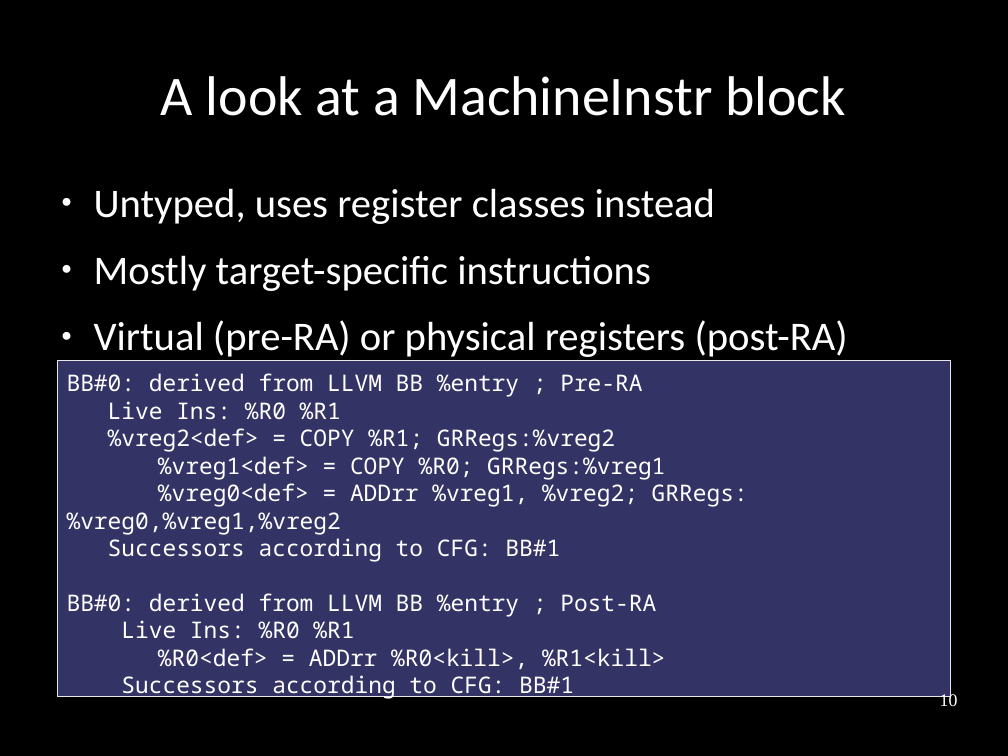
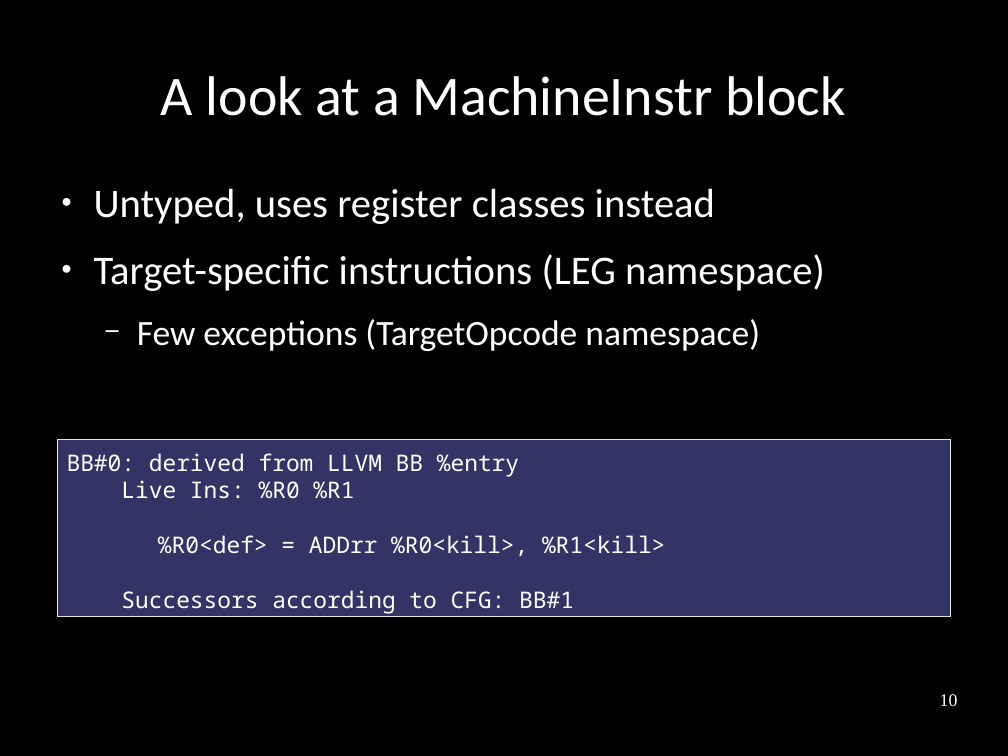
Before and after one commit to frasercrmck/llvm-leg, a slide deck: slide 10 of docs/Codeplay/Slides.odp. Drawn at 1008x756 pixels with LibreOffice and Linux fonts; fonts in the diff are those of the drawing. Boxes give left, top, right and bottom in pixels: in the first picture for what was removed or moved away, otherwise in the second. Text is boxed around its words. In the diff, an @@ line names an element or a change of style, - is before the commit and + after.

```diff
--- a/docs/Codeplay/Slides.odp
+++ b/docs/Codeplay/Slides.odp
@@ text at (94, 254, 825, 351): text changed @@
-● Mostly target-specific instructions
-● Virtual (pre-RA) or physical registers (post-RA)
+● Target-specific instructions (LEG namespace)
+  − Few exceptions (TargetOpcode namespace)
@@ rectangle "BB#0: derived from LLVM BB ...": place and size @@
-rectangle "BB#0: derived from LLVM BB ..." at (58, 360, 950, 697)
+rectangle "BB#0: derived from LLVM BB ..." at (58, 439, 950, 617)
@@ text in rectangle at (67, 453, 519, 477): text changed @@
-BB#0: derived from LLVM BB %entry ; Pre-RA
-Live Ins: %R0 %R1
-%vreg2<def> = COPY %R1; GRRegs:%vreg2
-%vreg1<def> = COPY %R0; GRRegs:%vreg1
-%vreg0<def> = ADDrr %vreg1, %vreg2; GRRegs:%vreg0,%vreg1,%vreg2
-Successors according to CFG: BB#1
-BB#0: derived from LLVM BB %entry ; Post-RA
+BB#0: derived from LLVM BB %entry
```
Also in this commit, not shown: 19 other slides changed, 1 slide added, 4 slides removed.
